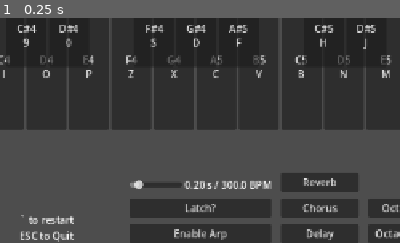
Above: before the commit, frame 1.
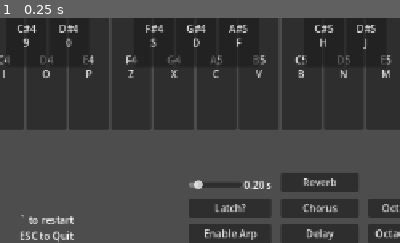
Above: after the commit, the same moment.

Repository: BaconEggsRL/GDSynth
Game: Godot game, scene res://main.tscn
The game is run twice, just before and just after one commit, with the same random seed, the same clock (stepped at 60 frames per second) and the same inputs. The engine's default icon, where the game draws it, is replaced by a stand-in: a white triangle on a blue panel in a dark square.
Inputs:
- Up to frame 1 (0.25 s): no input
The pictures show only the part of the screen within x 44-94%, y 50-100%; the shares and areas given below are measured in that part.

The runs differ from the first frame. In frame 1, 4.1% of the frame differs, in the area x 32-68%, y 72-100%.

Commit message:
qewr

Diff:
--- a/labeled_hslider.gd
+++ b/labeled_hslider.gd
@@ -10,7 +10,7 @@
 func _ready():
 	# Set string format
 	if use_BPM:
-		str_format = "%.2f s / %s BPM"
+		str_format = "%.2f s / %d BPM"
 		label.text = str_format % [slider.value, 60.0/slider.value]
 	else:
 		str_format = "%.2f s"
--- a/main.tscn
+++ b/main.tscn
@@ -374,7 +374,6 @@
 script = ExtResource("3_272bh")
 slider = NodePath("ArpTimeSlider")
 label = NodePath("ArpTimeLabel")
-use_BPM = true
 
 [node name="ArpTimeSlider" type="HSlider" parent="Control/BottomRight/Arp/ArpContainer"]
 custom_minimum_size = Vector2(84, 23)
